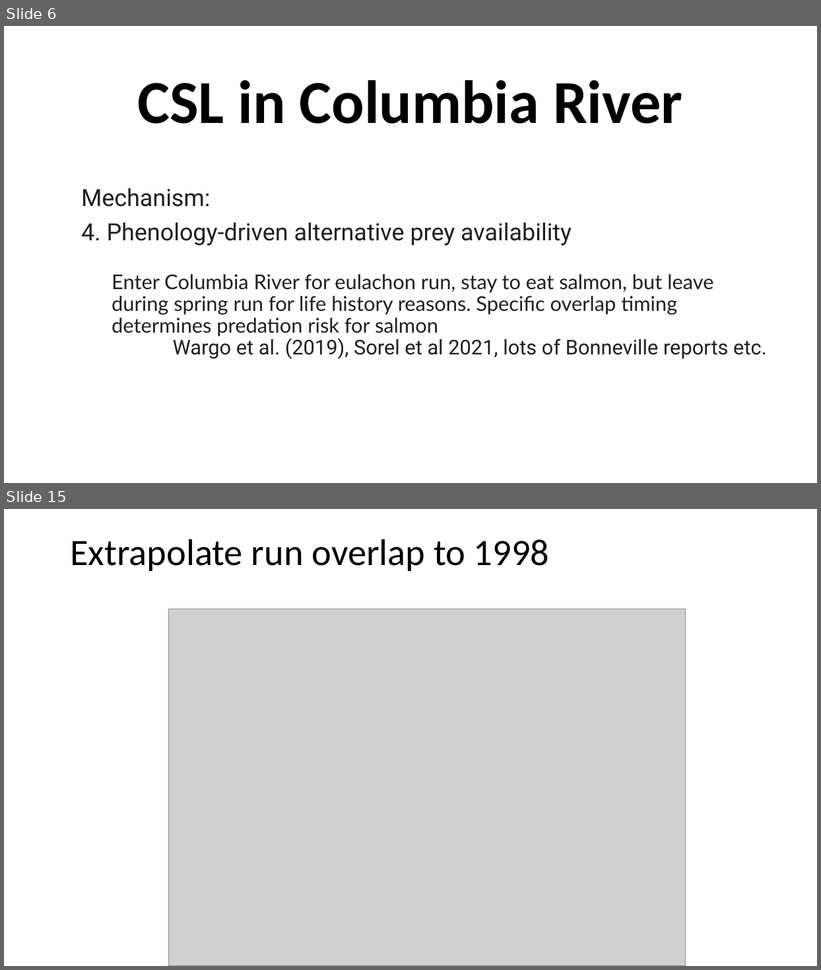
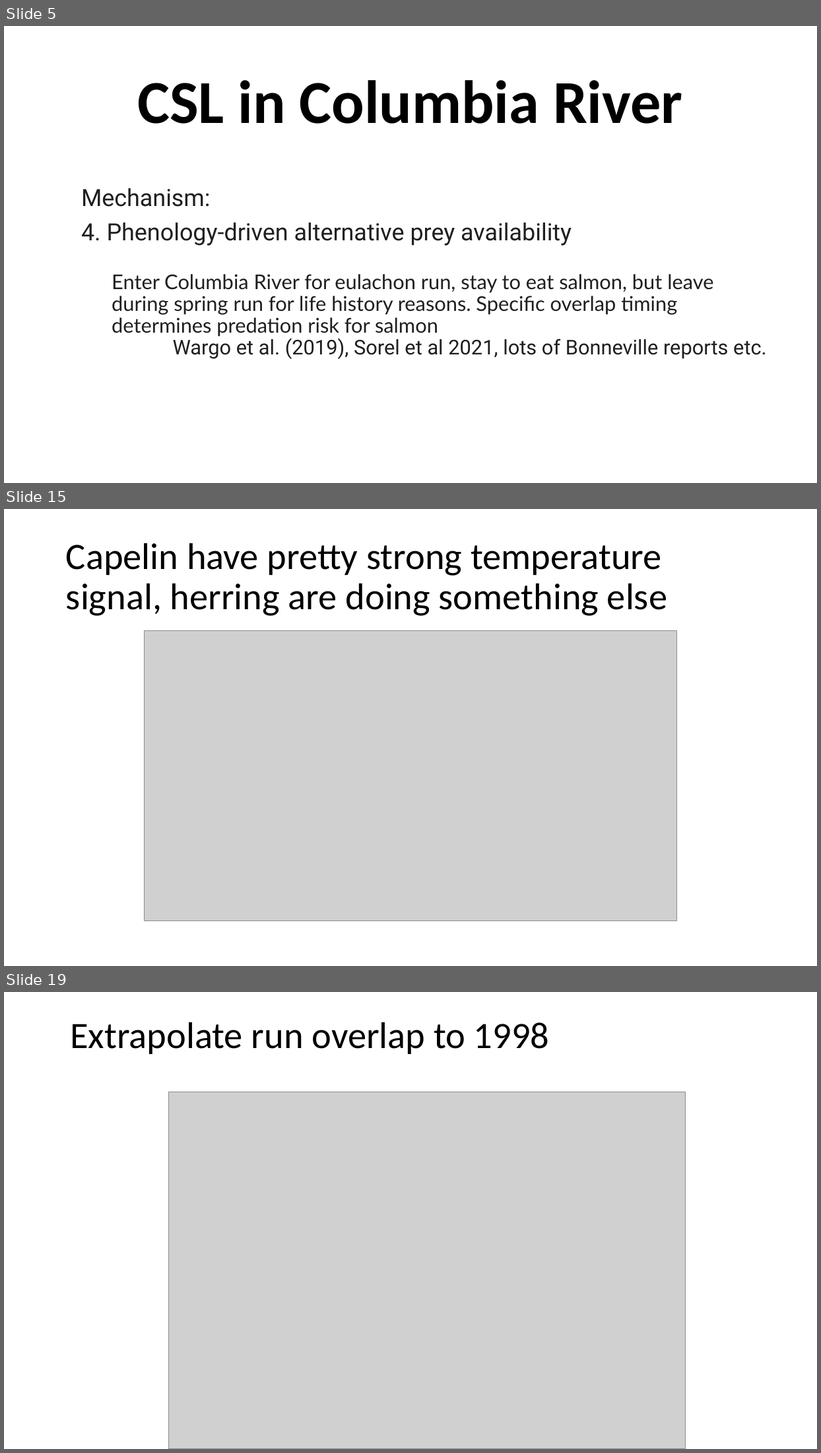
Before and after one commit to LisaCrozier-NOAA/SEM-DFO-LisaXP, a slide deck: presentations/Project update 08072026 predator indices.pptx. Shown one above the other, each under a label of ours: slides 6 and 15 before the commit, slides 5, 15 and 19 after it; the slides between them are not shown. The pictures are 821x970 and 821x1453 pixels, drawn with LibreOffice and Linux fonts; fonts in the diff are those of the drawing; grey boxes stand for pictures. Boxes give left, top, right and bottom in pixels: in the first picture for what was removed or moved away, otherwise in the second. Text is boxed around its words. In the diff, an @@ line names an element or a change of style, - is before the commit and + after.

```diff
--- a/presentations/Project update 08072026 predator indices.pptx
+++ b/presentations/Project update 08072026 predator indices.pptx
@@ slide 15 added at (4,509,817,966), background #FFFFFF @@
@@ title added at (66,543,667,616), 44 pt, text #000000 @@
+Capelin have pretty strong temperature signal, herring are doing something else
@@ picture added at (145,631,677,921) @@
@@ what was slide 6 is now slide 5 @@
@@ what was slide 15 is now slide 19 @@
```
Also in this commit, not shown: 3 slides changed, 16 other slides added, 33 other files.
